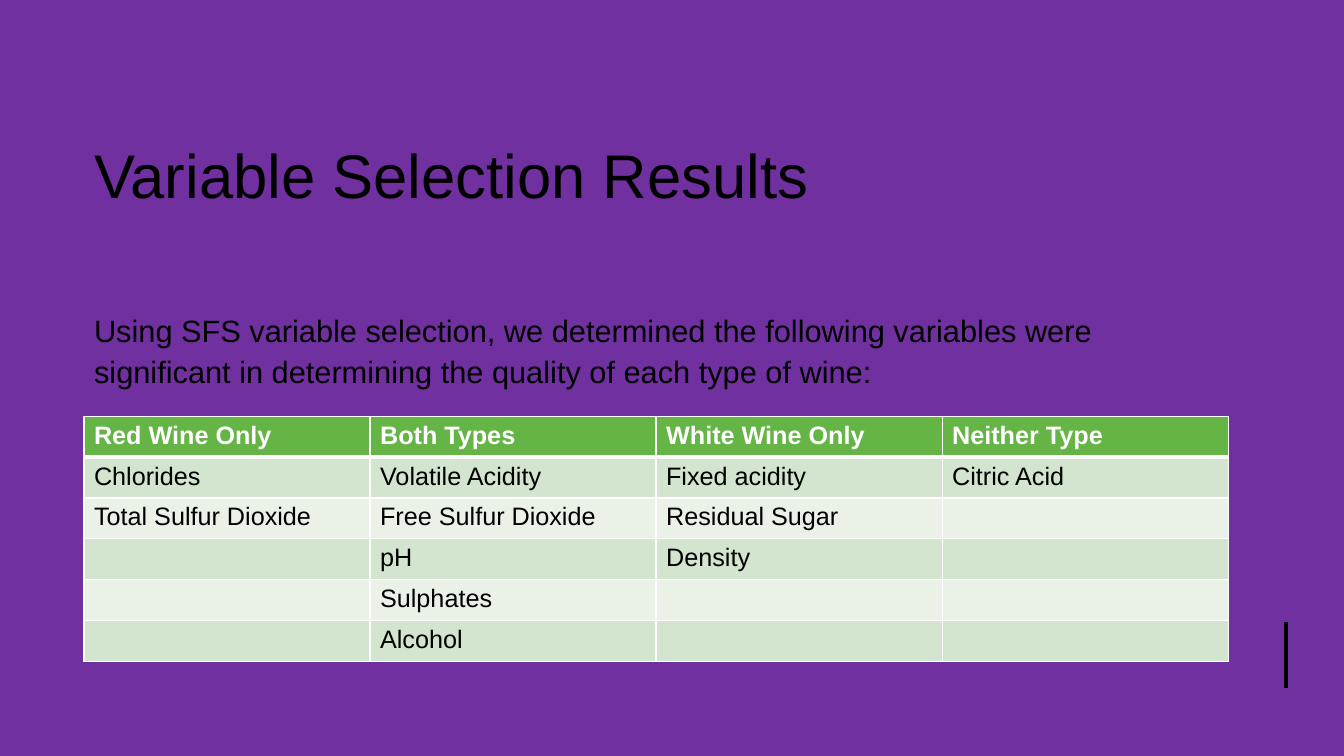
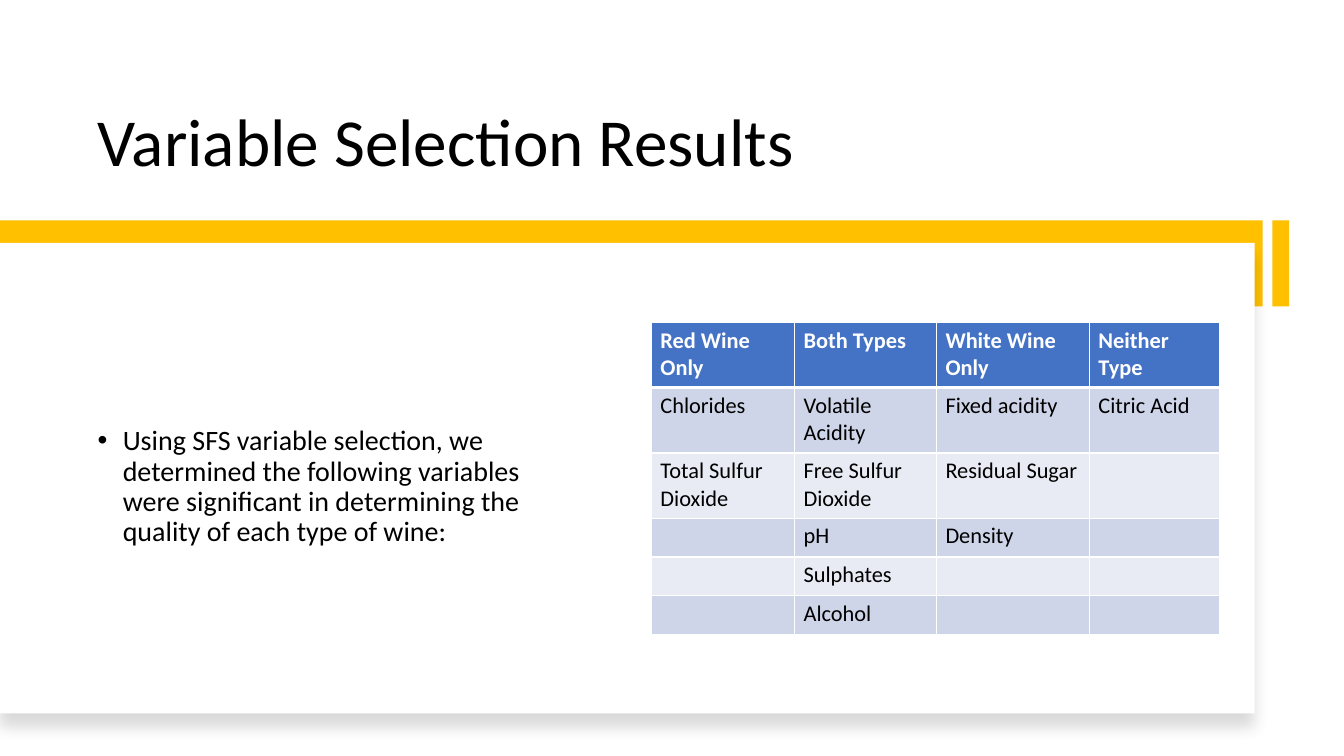
Before and after one commit to Mystaex/CSE4334-Project-Wine, a slide deck: slide 6 of wine_presentation.pptx. Drawn at 1344x756 pixels with LibreOffice and Linux fonts; fonts in the diff are those of the drawing. Boxes give left, top, right and bottom in pixels: in the first picture for what was removed or moved away, otherwise in the second. Text is boxed around its words. In the diff, an @@ line names an element or a change of style, - is before the commit and + after.

Commit message:
Added classification results, added conclusion

```diff
--- a/wine_presentation.pptx
+++ b/wine_presentation.pptx
@@ background #7030A0 to #FFFFFF @@
@@ rectangle removed at bbox=[0, 0, 1344, 756] @@
@@ rectangle removed at bbox=[0, 0, 1344, 280] @@
@@ title "Variable Selection Results": place and size @@
-title "Variable Selection Results" at bbox=[94, 153, 808, 199]
+title "Variable Selection Results" at bbox=[98, 119, 793, 167]
@@ title "Variable Selection Results" at bbox=[98, 119, 793, 167]: size 44 to 48 pt, font Arial to Calibri; line spacing 1 to 0.9; vertical alignment middle to bottom @@
@@ rectangle added at bbox=[0, 221, 1263, 307], fill #FFC000 @@
@@ rectangle added at bbox=[1272, 221, 1290, 307], fill #FFC000 @@
@@ rectangle added at bbox=[0, 243, 1255, 714], fill #FFFFFF @@
@@ text "Using SFS variable selection, we ...": place and size @@
-text "Using SFS variable selection, we ..." at bbox=[94, 319, 1092, 388]
+text "Using SFS variable selection, we ..." at bbox=[123, 430, 519, 546]
@@ text "Using SFS variable selection, we ..." at bbox=[123, 430, 519, 546]: size 22 to 20 pt, font Arial to Calibri; bullet none to •; line spacing 1.1 to 0.9; vertical alignment top to middle @@
@@ table at bbox=[651, 323, 1220, 635] @@
@@ fill #65B446 to #4472C4 in row 1 @@
@@ fill #D3E5CF to #CFD5EA in 12 cells @@
@@ fill #EAF2E9 to #E9EBF5 in 8 cells @@
@@ size 18 to 16 pt, font Arial to Calibri @@
@@ table: place and size @@
-table at bbox=[84, 416, 1229, 661]
+table at bbox=[651, 323, 1220, 635]
@@ line removed from (1287, 622) to (1287, 688) @@
```
Also in this commit, not shown: 6 other slides changed, 4 slides added, 4 slides removed, 1 other file.
